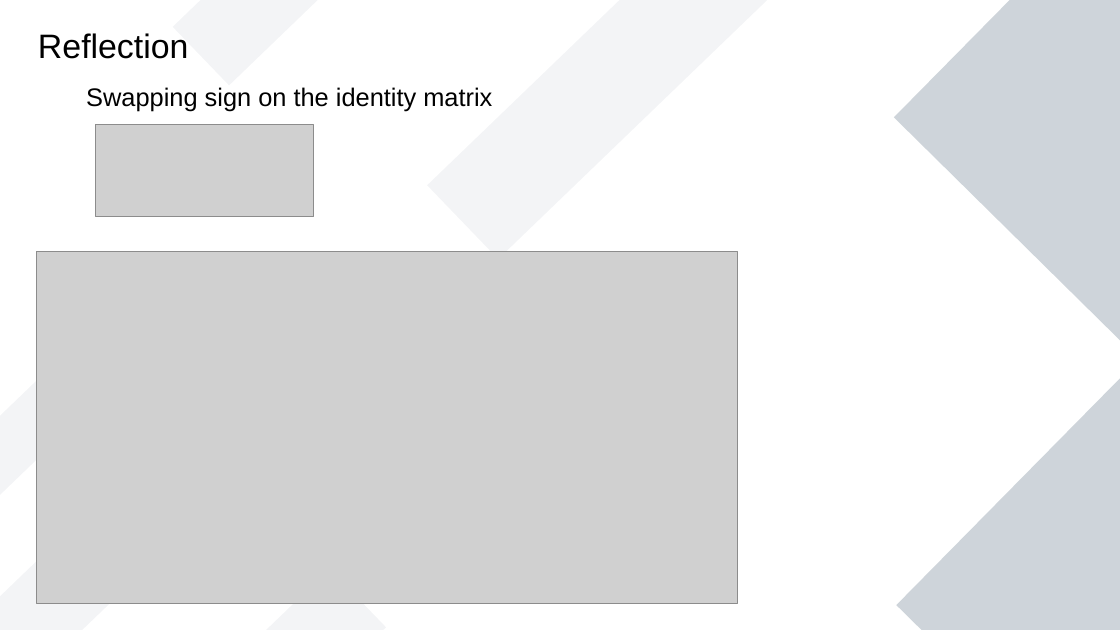
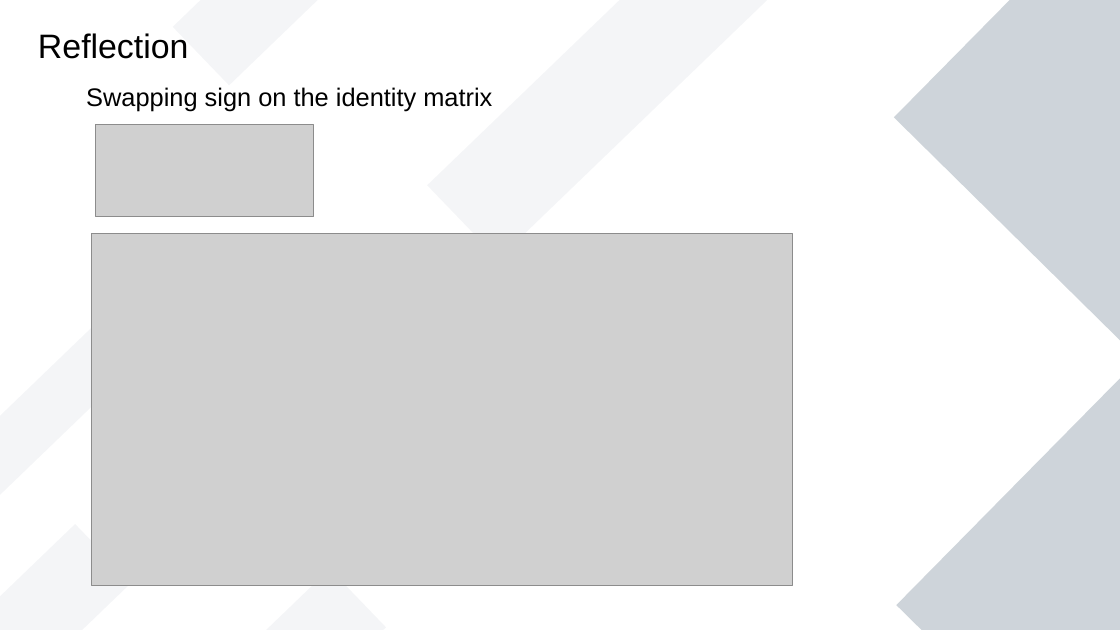
Before and after one commit to jendralhxr/imgproccompvis, a slide deck: slide 8 of geometrictransform.odp. Drawn at 1120x630 pixels with LibreOffice and Linux fonts; fonts in the diff are those of the drawing; grey boxes stand for pictures. Boxes give left, top, right and bottom in pixels: in the first picture for what was removed or moved away, otherwise in the second. Text is boxed around its words. In the diff, an @@ line names an element or a change of style, - is before the commit and + after.

```diff
--- a/geometrictransform.odp
+++ b/geometrictransform.odp
@@ picture moved from (x1=37, y1=252, x2=739, y2=604) to (x1=91, y1=234, x2=794, y2=585) @@
@@ fill #8D99AE at 10% opacity to #8D99AE at 9% opacity in 4 elements at (x1=123, y1=569, x2=386, y2=630), (x1=0, y1=524, x2=131, y2=630), (x1=428, y1=0, x2=776, y2=259), (x1=0, y1=274, x2=186, y2=515) @@
```
Also in this commit, not shown: 7 other slides changed, 1 slide added, 1 other file.
